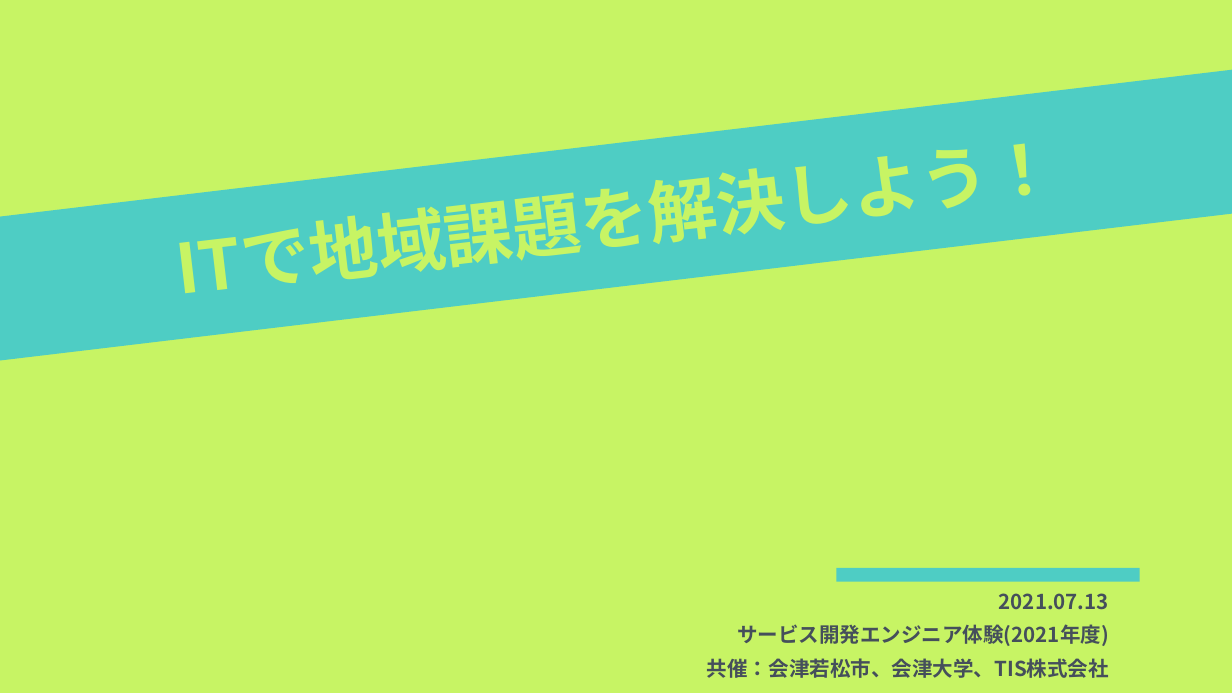
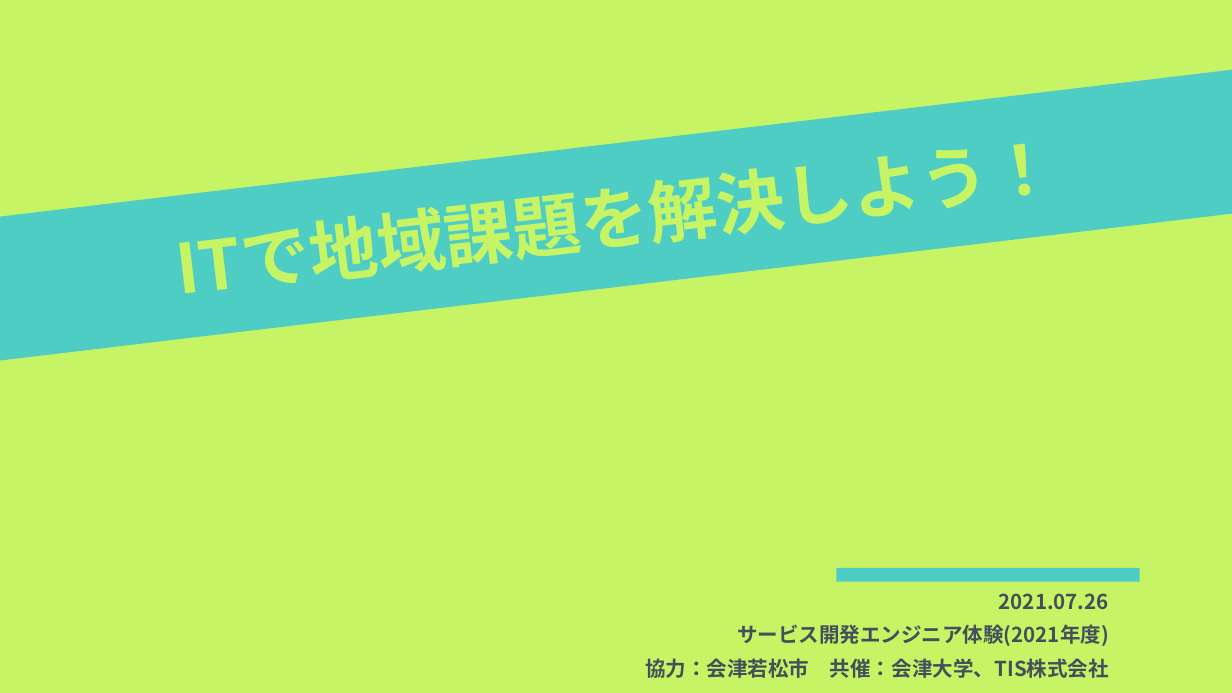
Before and after one commit to kiyohome/wacchi, a slide deck: slide 1 of 2021/ITで地域課題を解決しよう.pptx. Drawn at 1232x693 pixels with LibreOffice and Linux fonts; fonts in the diff are those of the drawing. Boxes give left, top, right and bottom in pixels: in the first picture for what was removed or moved away, otherwise in the second. Text is boxed around its words. In the diff, an @@ line names an element or a change of style, - is before the commit and + after.

Commit message:
21年度の会津大向け勉強会資料の追加

```diff
--- a/2021/ITで地域課題を解決しよう.pptx
+++ b/2021/ITで地域課題を解決しよう.pptx
@@ text at (x1=999, y1=593, x2=1109, y2=610): text changed @@
-2021.07.13
+2021.07.26
@@ text at (x1=645, y1=658, x2=1109, y2=678): text changed @@
-共催：会津若松市、会津大学、TIS株式会社
+協力：会津若松市 共催：会津大学、TIS株式会社
```
Also in this commit, not shown: 2 other slides changed, 1 other file.
